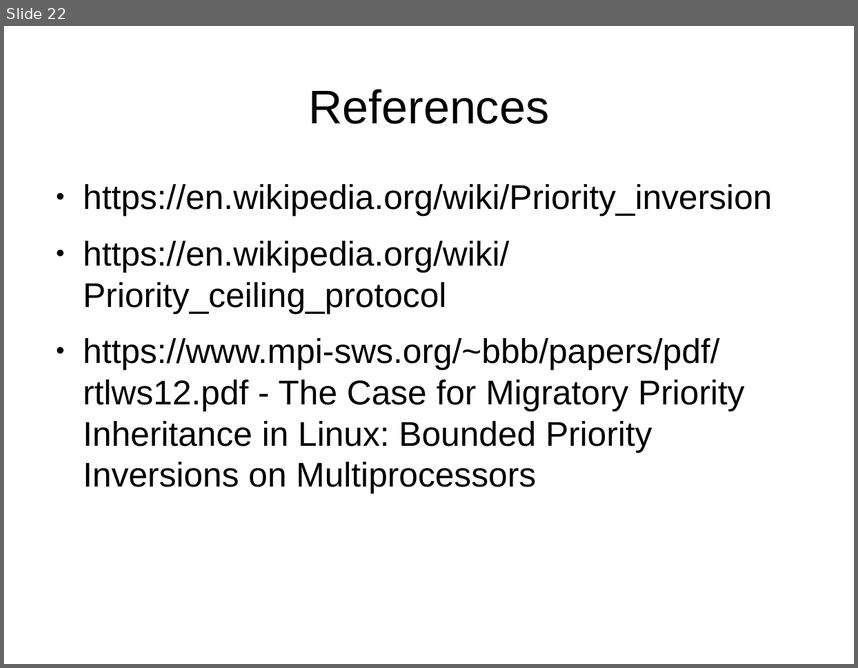
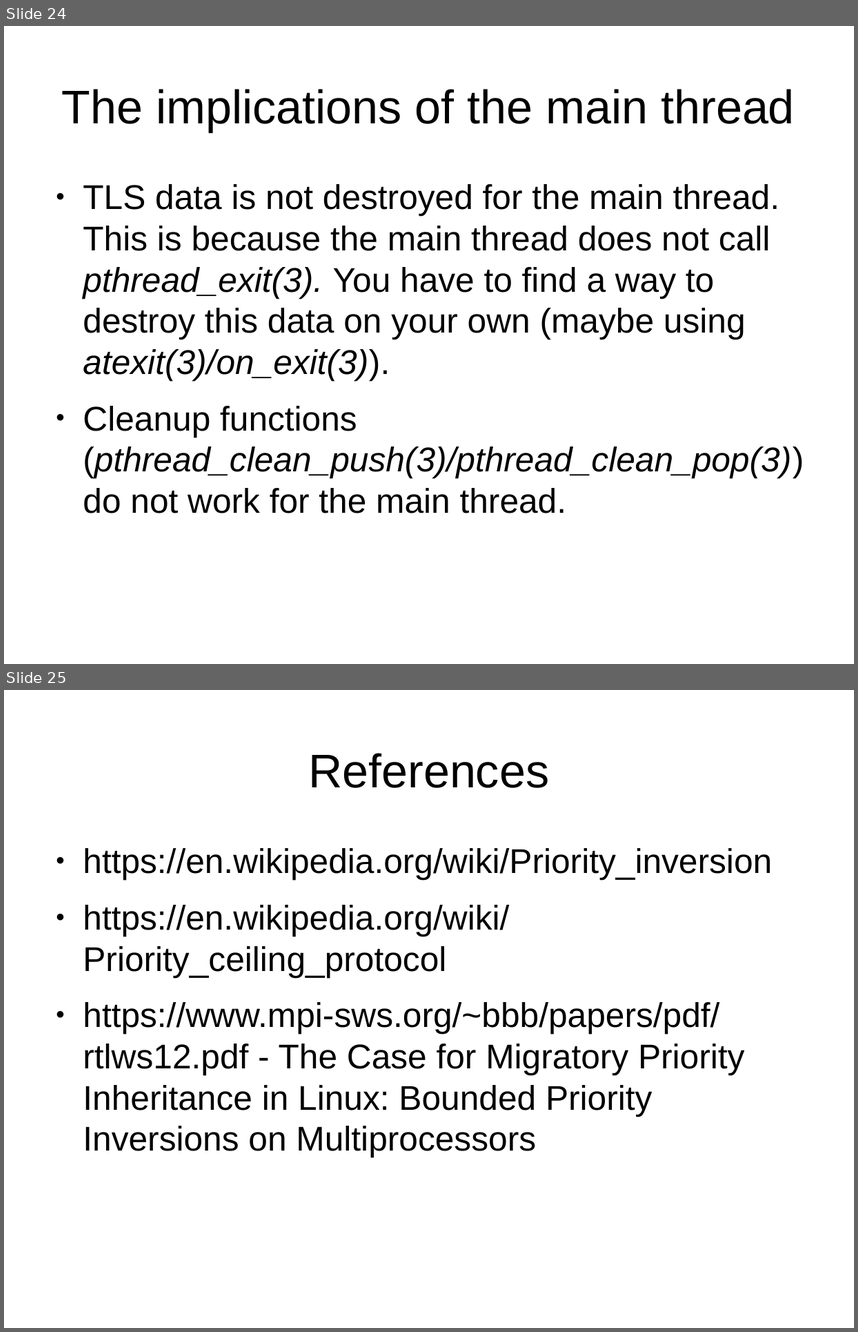
Before and after one commit to kalmuthu/slides, a slide deck: odp/pthreads_linux.odp. Shown one above the other, each under a label of ours: slide 22 before the commit, slides 24 and 25 after it. The pictures are 858x668 and 858x1332 pixels, drawn with LibreOffice and Linux fonts; fonts in the diff are those of the drawing. Boxes give left, top, right and bottom in pixels: in the first picture for what was removed or moved away, otherwise in the second. Text is boxed around its words. In the diff, an @@ line names an element or a change of style, - is before the commit and + after.

```diff
--- a/odp/pthreads_linux.odp
+++ b/odp/pthreads_linux.odp
@@ slide 24 added at (4, 26, 854, 664), background #FFFFFF @@
@@ title added at (62, 89, 795, 132), 44 pt, text #000000 @@
+The implications of the main thread
@@ text added at (83, 184, 804, 513), 32 pt, text #000000 @@
+● TLS data is not destroyed for the main thread. This is because the main thread does not call pthread_exit(3). You have to find a way to destroy this data on your own (maybe using atexit(3)/on_exit(3)).
+● Cleanup functions (pthread_clean_push(3)/pthread_clean_pop(3)) do not work for the main thread.
@@ what was slide 22 is now slide 25 @@
```
Also in this commit, not shown: 2 other slides added.
